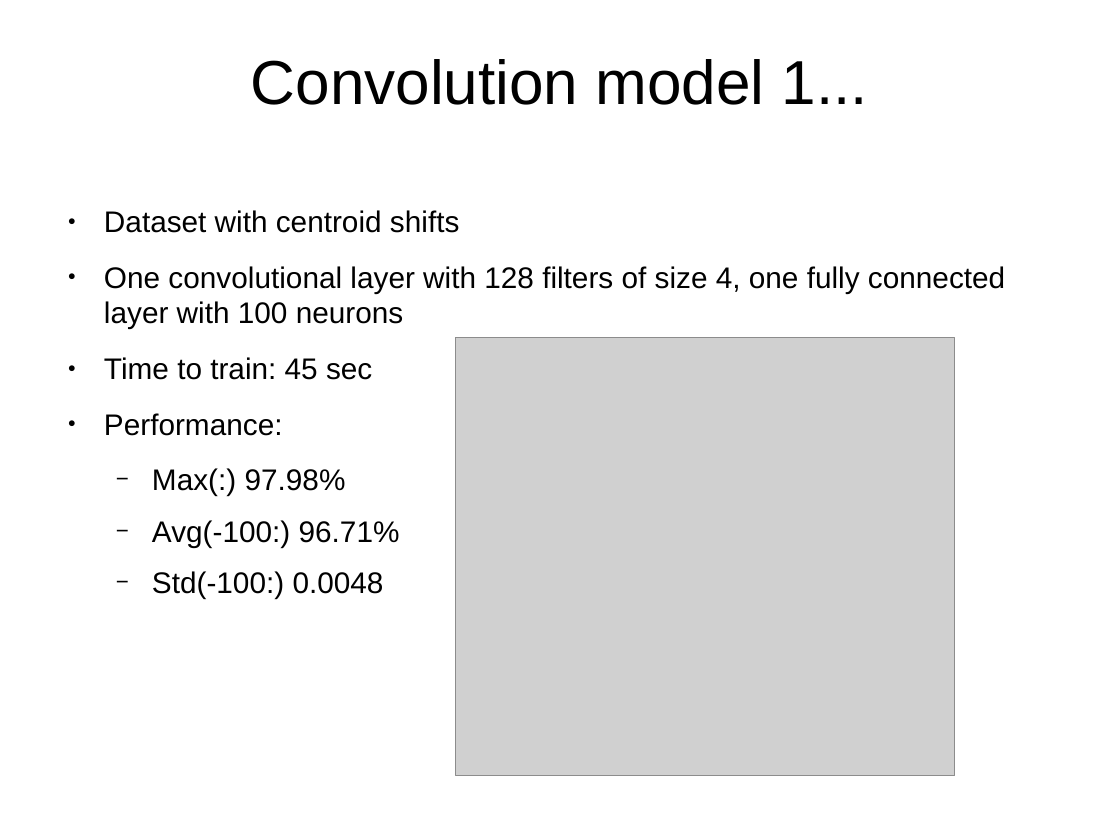
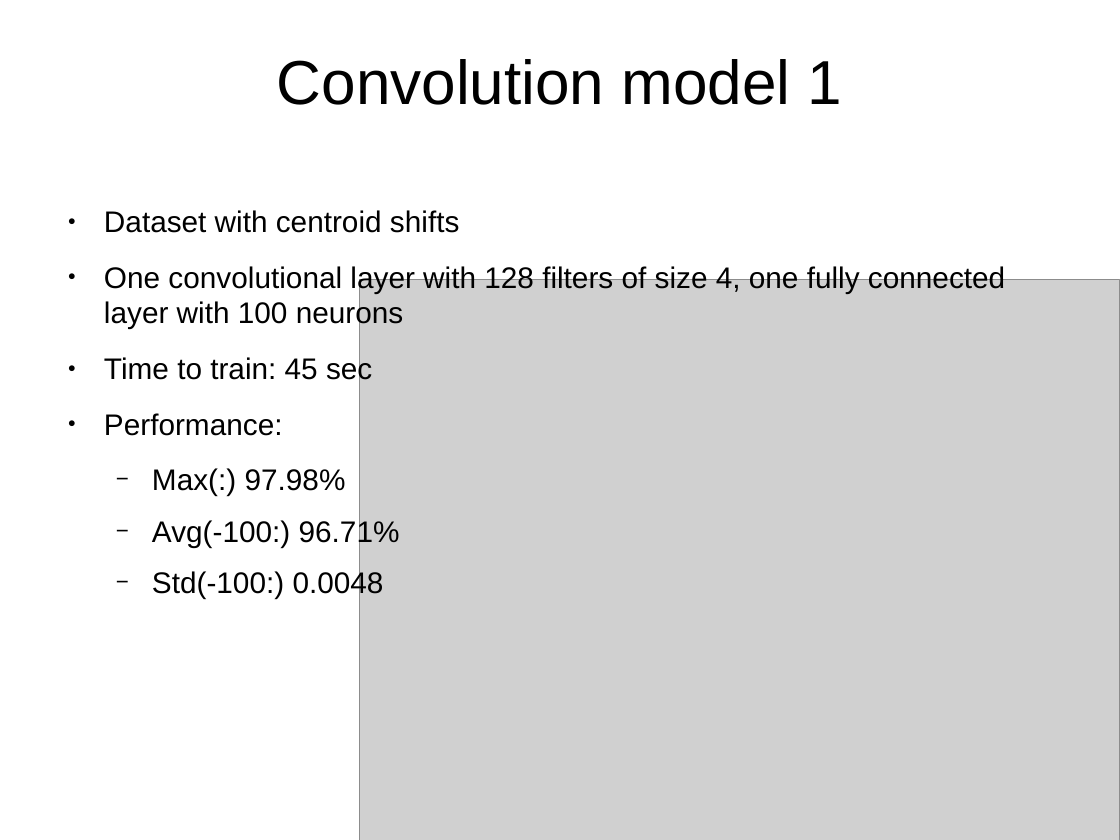
Before and after one commit to kappalabs/NNLeafClassifierProject, a slide deck: slide 15 of slideshow/slides.odp (slide 14 before the commit). Drawn at 1120x840 pixels with LibreOffice and Linux fonts; fonts in the diff are those of the drawing; grey boxes stand for pictures; background and template pictures are left out. Boxes give left, top, right and bottom in pixels: in the first picture for what was removed or moved away, otherwise in the second. Text is boxed around its words. In the diff, an @@ line names an element or a change of style, - is before the commit and + after.

```diff
--- a/slideshow/slides.odp
+++ b/slideshow/slides.odp
@@ title at (x1=277, y1=59, x2=843, y2=105): text changed @@
-Convolution model 1...
+Convolution model 1
@@ picture resized from (x1=456, y1=337, x2=955, y2=775) to (x1=360, y1=281, x2=1120, y2=840) @@
```
Also in this commit, not shown: 3 other slides changed, 3 slides added, 1 slide removed, 3 other files.
